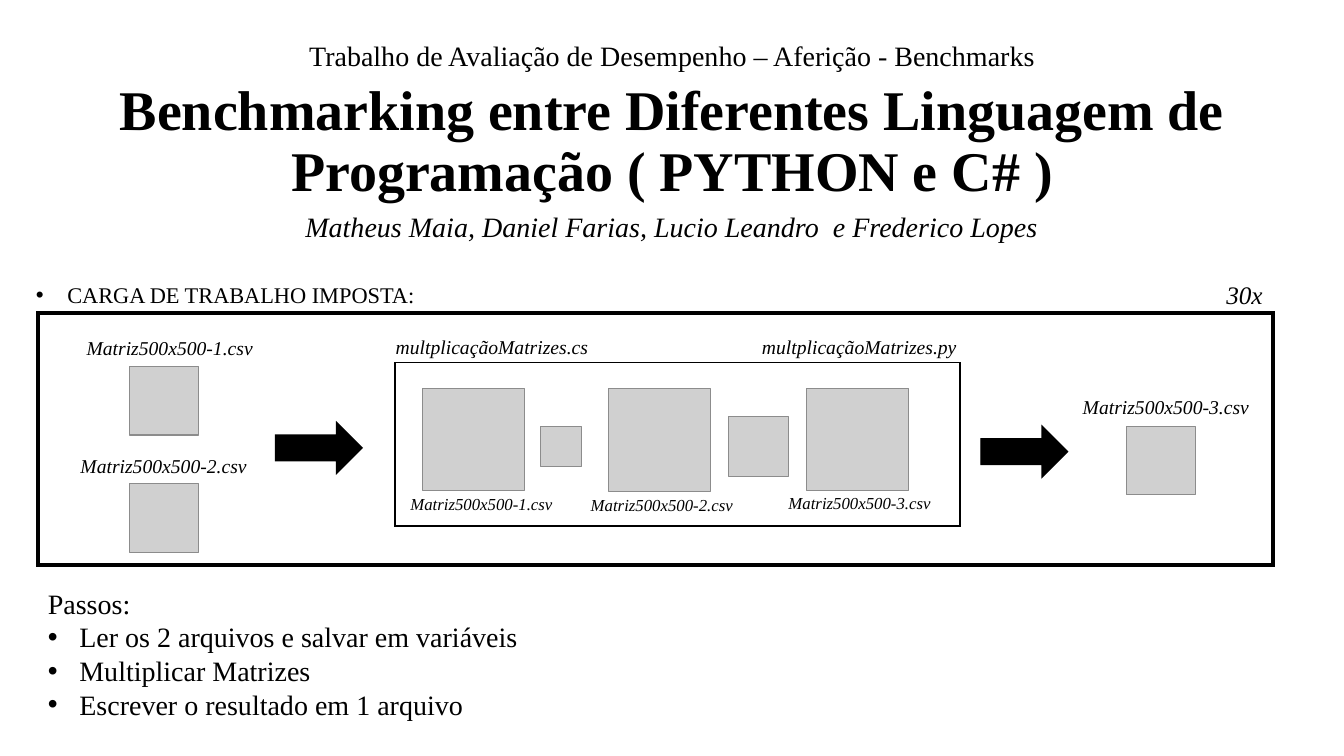
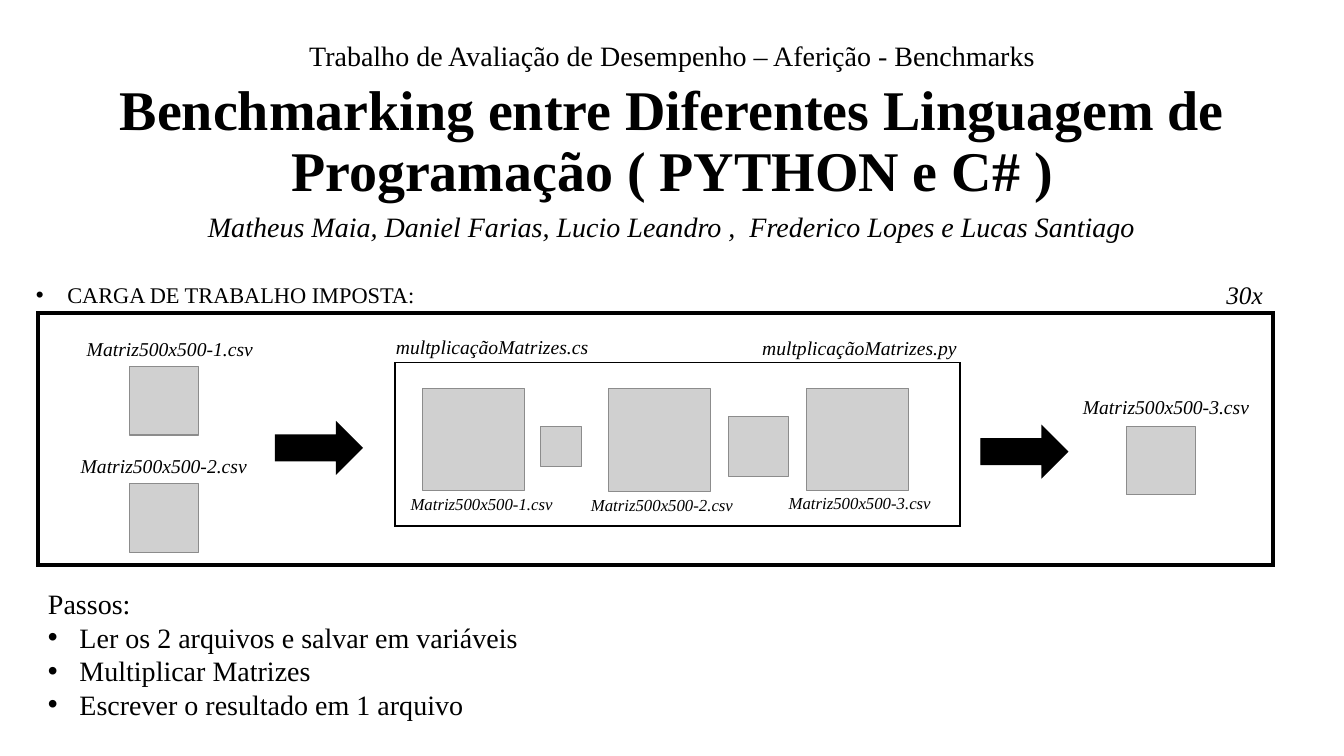
Before and after one commit to MartWill/Avaliacao-de-Desempenho-de-Sistemas-UFPA, a slide deck: slide 1 of Afericao-Benchmark/Slide/Trabalho de Avaliação de Desempenho – Aferição.pptx. Drawn at 1344x756 pixels with LibreOffice and Linux fonts; fonts in the diff are those of the drawing; grey boxes stand for pictures. Boxes give left, top, right and bottom in pixels: in the first picture for what was removed or moved away, otherwise in the second. Text is boxed around its words. In the diff, an @@ line names an element or a change of style, - is before the commit and + after.

Commit message:
update Slides

```diff
--- a/Afericao-Benchmark/Slide/Trabalho de Avaliação de Desempenho – Aferição.pptx
+++ b/Afericao-Benchmark/Slide/Trabalho de Avaliação de Desempenho – Aferição.pptx
@@ text at box(208, 217, 1135, 243): text changed @@
-Matheus Maia, Daniel Farias, Lucio Leandro e Frederico Lopes
+Matheus Maia, Daniel Farias, Lucio Leandro , Frederico Lopes e Lucas Santiago
```
Also in this commit, not shown: 1 other slide changed, 1 other file.
